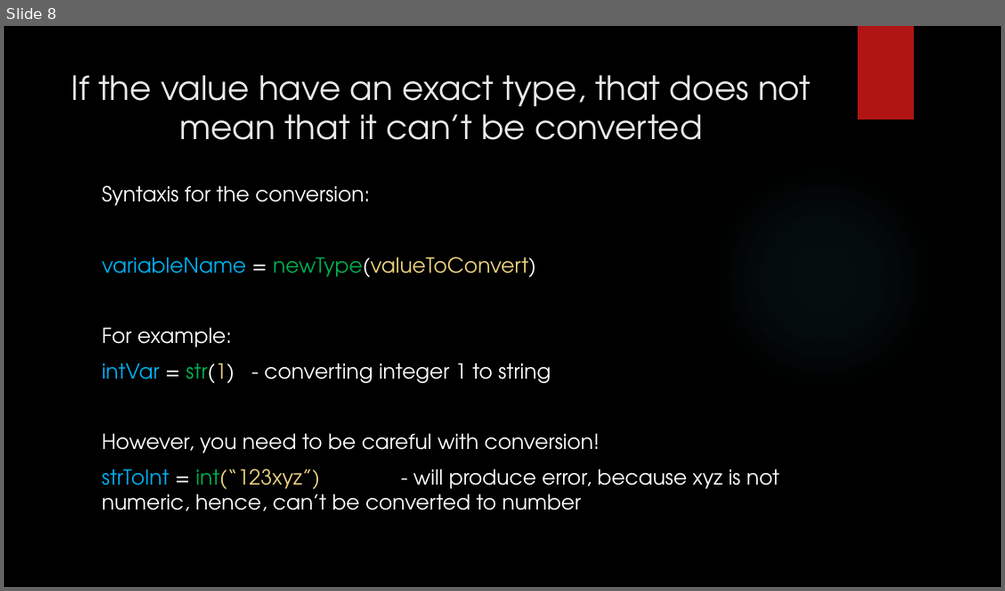
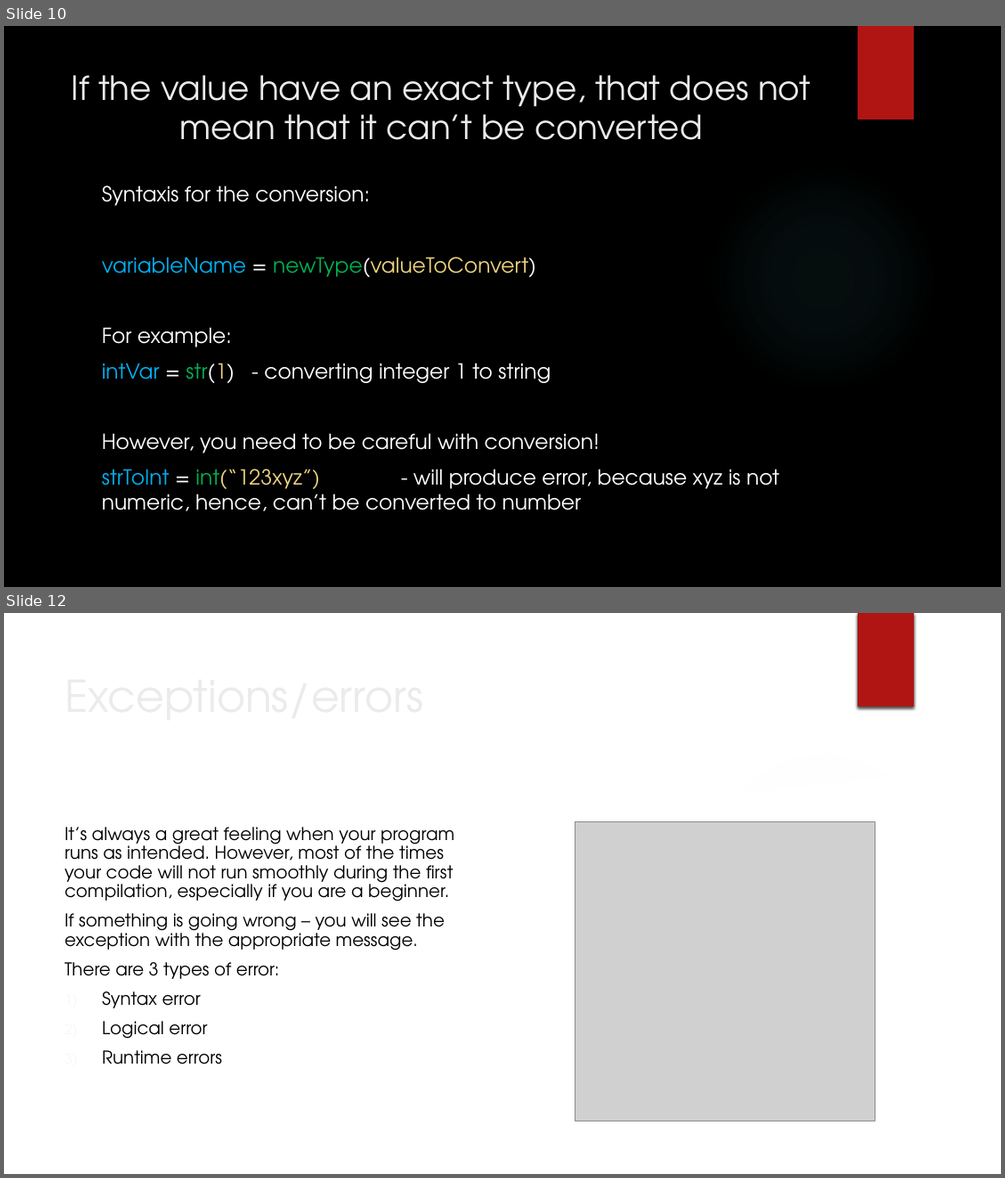
Before and after one commit to D-Voronkov-Official/Learning-Python, a slide deck: Presentations/Variables.pptx. Shown one above the other, each under a label of ours: slide 8 before the commit, slides 10 and 12 after it; the slides between them are not shown. The pictures are 1005x591 and 1005x1178 pixels, drawn with LibreOffice and Linux fonts; fonts in the diff are those of the drawing; grey boxes stand for pictures; background and template pictures are left out. Boxes give left, top, right and bottom in pixels: in the first picture for what was removed or moved away, otherwise in the second. Text is boxed around its words. In the diff, an @@ line names an element or a change of style, - is before the commit and + after.

Commit message:
Added images to the presentation + added styling to some slides + added explanation of how  memory works

```diff
--- a/Presentations/Variables.pptx
+++ b/Presentations/Variables.pptx
@@ slide 12 added at [4,613,1001,1174], background picture (left out); not listed: 1 template element that a slide beside it also shows @@
@@ rectangle added at [858,613,914,706], fill #B01513 @@
@@ freeform shape added at [718,732,1001,800], fill #FFFFFF at 20% opacity @@
@@ freeform shape added at [4,757,1001,1174], fill #FFFFFF @@
@@ ellipse added at [708,750,938,981], fill gradient #F3F3F3 @@
@@ picture added at [575,821,874,1121] @@
@@ text added at [65,827,454,1064], 17 pt, text #000000 @@
+It’s always a great feeling when your program runs as intended. However, most of the times your code will not run smoothly during the first compilation, especially if you are a beginner.
+If something is going wrong – you will see the exception with the appropriate message.
+There are 3 types of error:
+1) Syntax error
+2) Logical error
+3) Runtime errors
@@ title added at [177,1054,222,1064], 42 pt, text #EBEBEB @@
+Exceptions/errors
@@ what was slide 8 is now slide 10 @@
```
Also in this commit, not shown: 1 slide changed, 10 other slides added.
